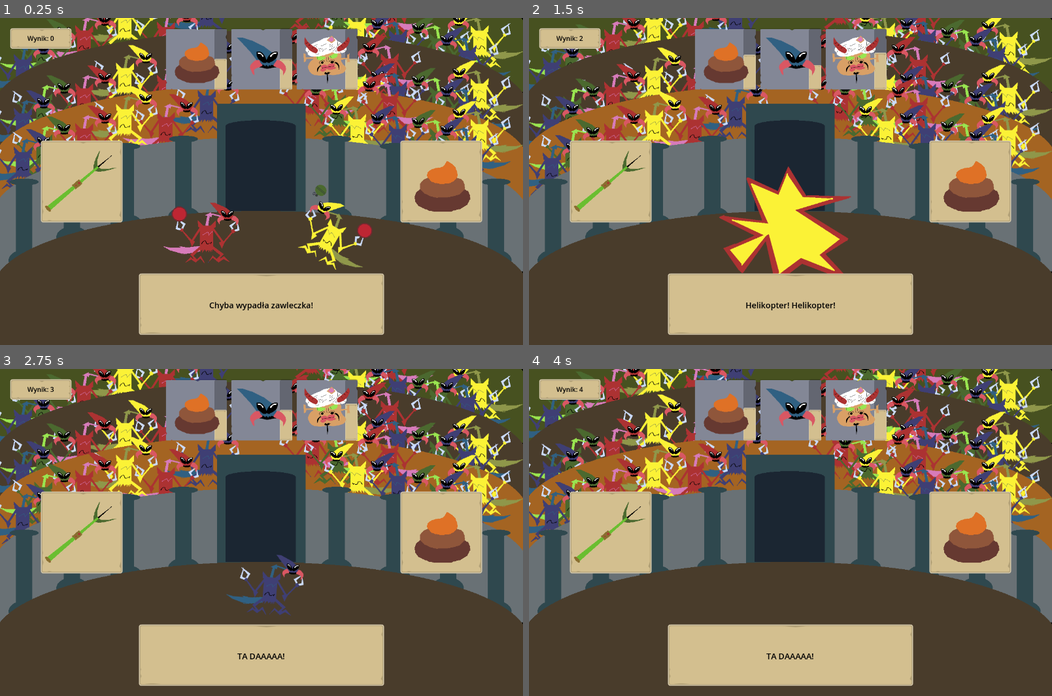
Above: before the commit, frames 1-4 (two rows, left to right).
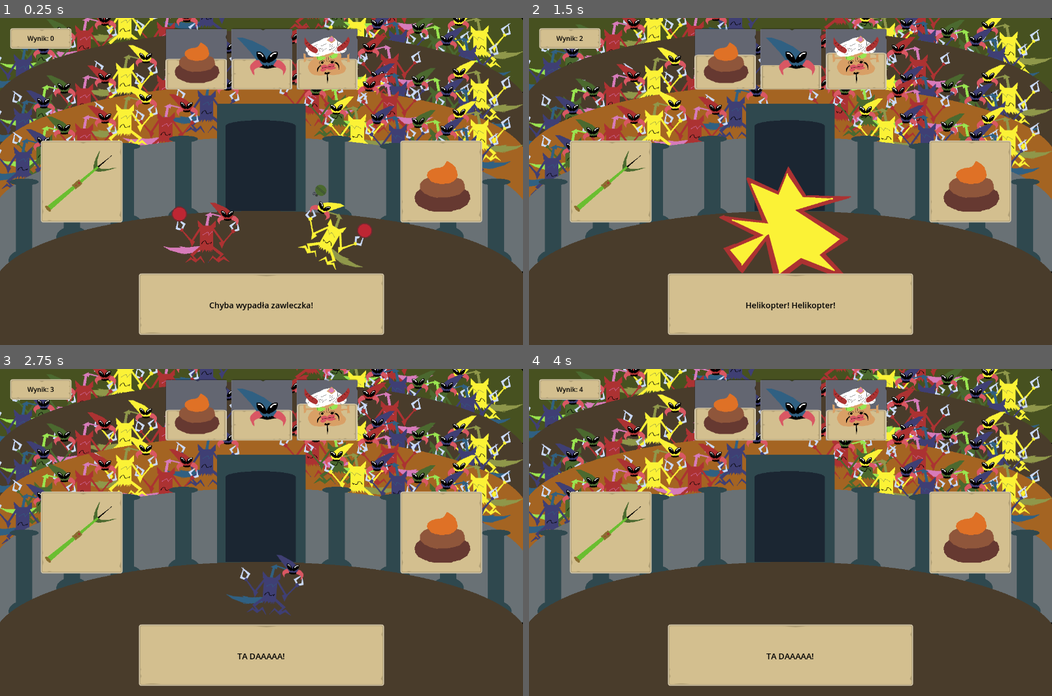
Above: after the commit, the same moments.

Repository: P1X-in/space-tricks
Game: Godot game, scene res://scenes/main.tscn
Same seed, same stepped clock (60 frames per second), same inputs: the game is played once before the commit and once after it.
Inputs (mouse positions are in pixels of both pictures, inside the frame that each line leads up to):
- Up to frame 1 (0.25 s): no input
- Up to frame 2 (1.5 s): tap Enter at 0.5 s; move the mouse to (905, 165) at 0.52 s; hold Right (ui_right) 0.53-1.28 s; tap F at 0.6, 1.35 s; move the mouse to (685, 197) at 1.27 s; hold Left (ui_left) from 1.28 s (still down)
- Up to frame 3 (2.75 s): move the mouse to (313, 460) at 2.02 s; release Left (ui_left) at 2.03 s; hold Right (ui_right) from 2.03 s (still down); tap F at 2.1 s
- Up to frame 4 (4 s): move the mouse to (764, 597) at 2.77 s; tap F at 2.85, 3.6 s; move the mouse to (947, 581) at 3.52 s; release Right (ui_right) at 3.53 s; hold Left (ui_left) from 3.53 s (still down)

The runs differ from the first frame. In frame 1, 3.5% of the frame differs, in the area x 31-69%, y 3-22%; in frame 2, 3.5%; in frame 3, 3.5%; in frame 4, 3.5%.

Commit message:
fixes

Diff:
--- a/scenes/main.tscn
+++ b/scenes/main.tscn
@@ -451,6 +451,11 @@
 zero_message = "Zbankrutowałeś!"
 max_message = "Ogarnęło Cię szaleństwo od nadmiaru bogactw!"
 
+[node name="ProgressBar" parent="board/resources/gold" index="2"]
+offset_left = -75.0
+offset_right = 75.0
+offset_bottom = 225.0
+
 [node name="icon" parent="board/resources/gold" index="3"]
 scale = Vector2(0.8, 0.8)
 texture = ExtResource("16_vcwqo")
@@ -460,6 +465,11 @@
 zero_message = "Wściekły lud rozerwał Cię na strzępy!"
 max_message = "Rozentuzjazmowany lud przejął władzę!"
 
+[node name="ProgressBar" parent="board/resources/happiness" index="2"]
+offset_left = -73.0
+offset_right = 77.0
+offset_bottom = 223.0
+
 [node name="icon" parent="board/resources/happiness" index="3"]
 scale = Vector2(0.8, 0.8)
 texture = ExtResource("12_d2ijk")
@@ -468,6 +478,11 @@
 position = Vector2(160, 100)
 zero_message = "Sułtan umarł z nudów!"
 max_message = "Sułtan dostał zawału serca!"
+
+[node name="ProgressBar" parent="board/resources/boredom" index="2"]
+offset_left = -73.0
+offset_right = 77.0
+offset_bottom = 223.0
 
 [node name="icon" parent="board/resources/boredom" index="3"]
 scale = Vector2(0.6, 0.6)
